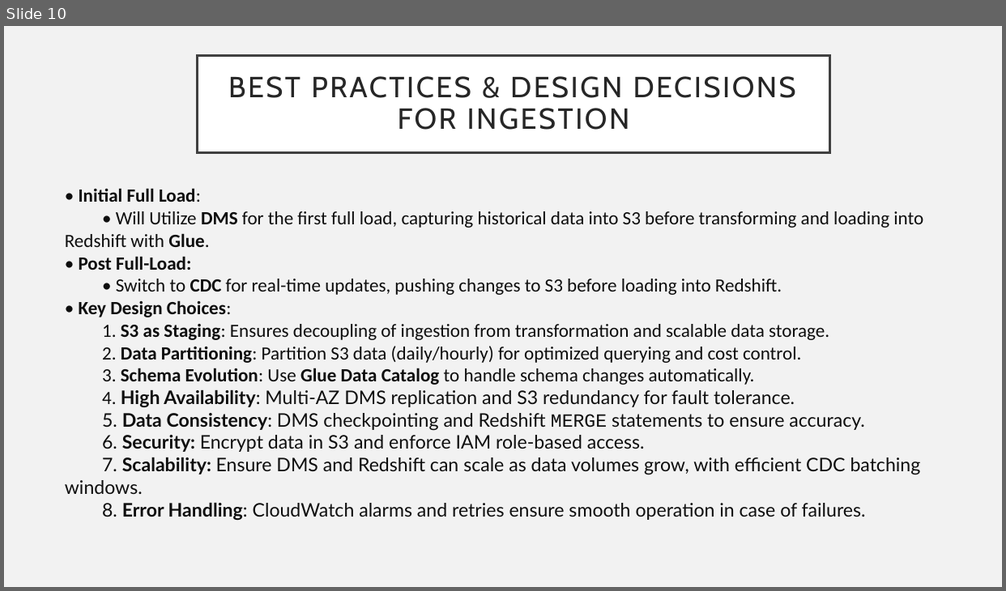
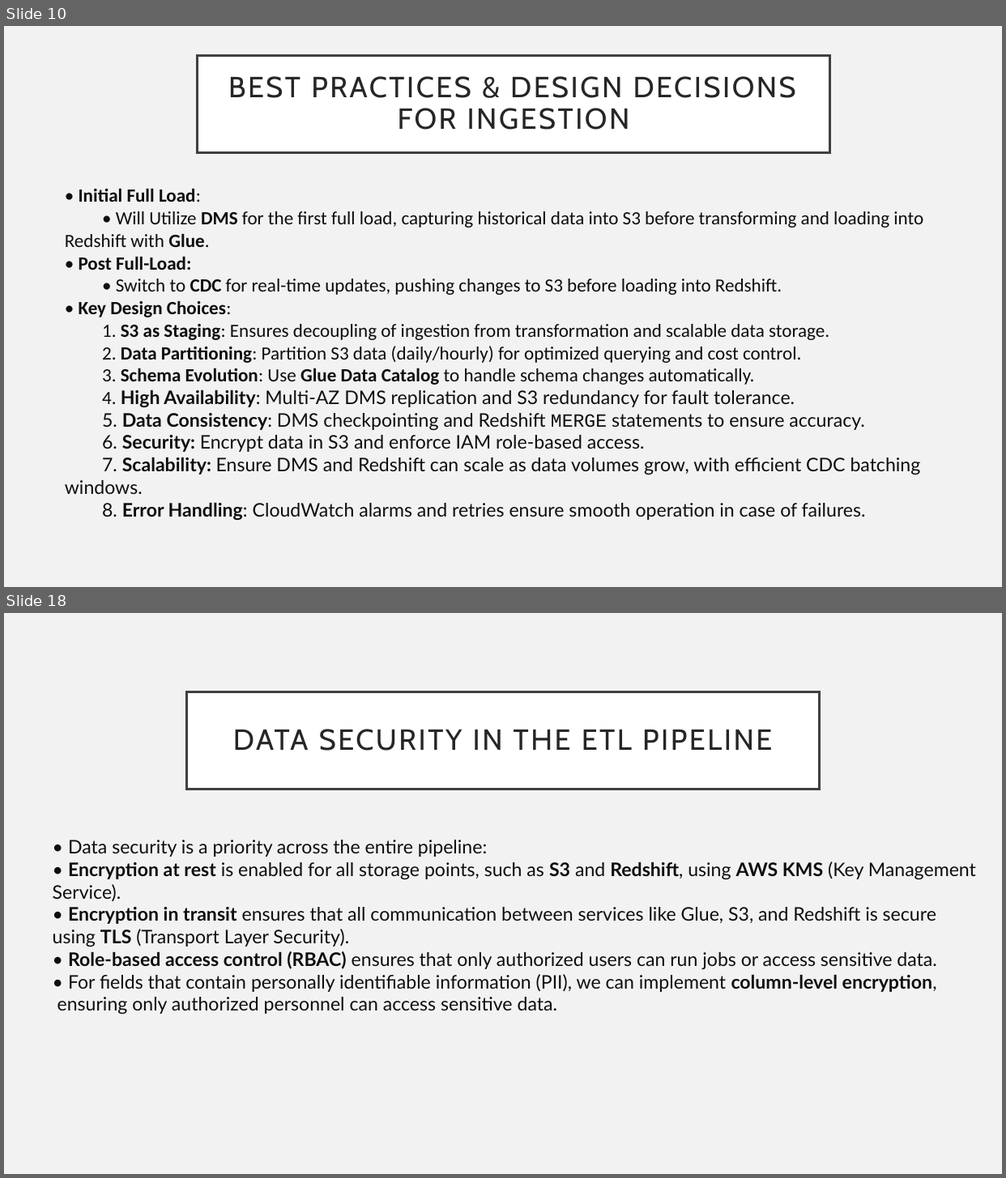
Before and after one commit to Tvkoushik/amazon-etl-pipeline, a slide deck: Craft-Demo.pptx. Shown one above the other, each under a label of ours: slide 10 before the commit, slides 10 and 18 after it; the slides between them are not shown. The pictures are 1006x591 and 1006x1178 pixels, drawn with LibreOffice and Linux fonts; fonts in the diff are those of the drawing. Boxes give left, top, right and bottom in pixels: in the first picture for what was removed or moved away, otherwise in the second. Text is boxed around its words. In the diff, an @@ line names an element or a change of style, - is before the commit and + after.

```diff
--- a/Craft-Demo.pptx
+++ b/Craft-Demo.pptx
@@ slide 18 added at [4, 613, 1002, 1174], background #F2F2F2 @@
@@ title added at [187, 692, 819, 789], fill #FFFFFF, outline #404040 2.5 pt, 28 pt, text #262626 @@
+DATA SECURITY IN THE ETL PIPELINE
@@ text added at [53, 840, 976, 992], 18 pt, text #0E0E0E @@
+• Data security is a priority across the entire pipeline:
+• Encryption at rest is enabled for all storage points, such as S3 and Redshift, using AWS KMS (Key Management Service).
+• Encryption in transit ensures that all communication between services like Glue, S3, and Redshift is secure
+using TLS (Transport Layer Security).
+• Role-based access control (RBAC) ensures that only authorized users can run jobs or access sensitive data.
+• For fields that contain personally identifiable information (PII), we can implement column-level encryption,
+ensuring only authorized personnel can access sensitive data.
```
Also in this commit, not shown: 1 slide changed, 11 other slides added, 2 slides removed, 15 other files.
